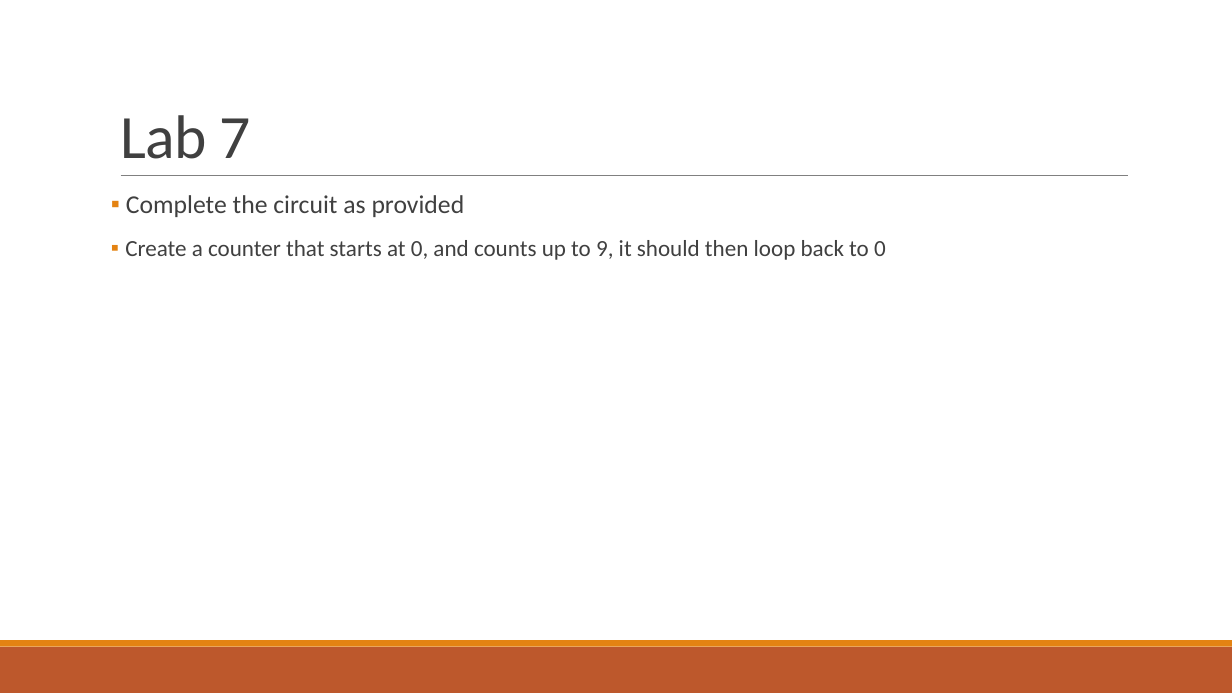
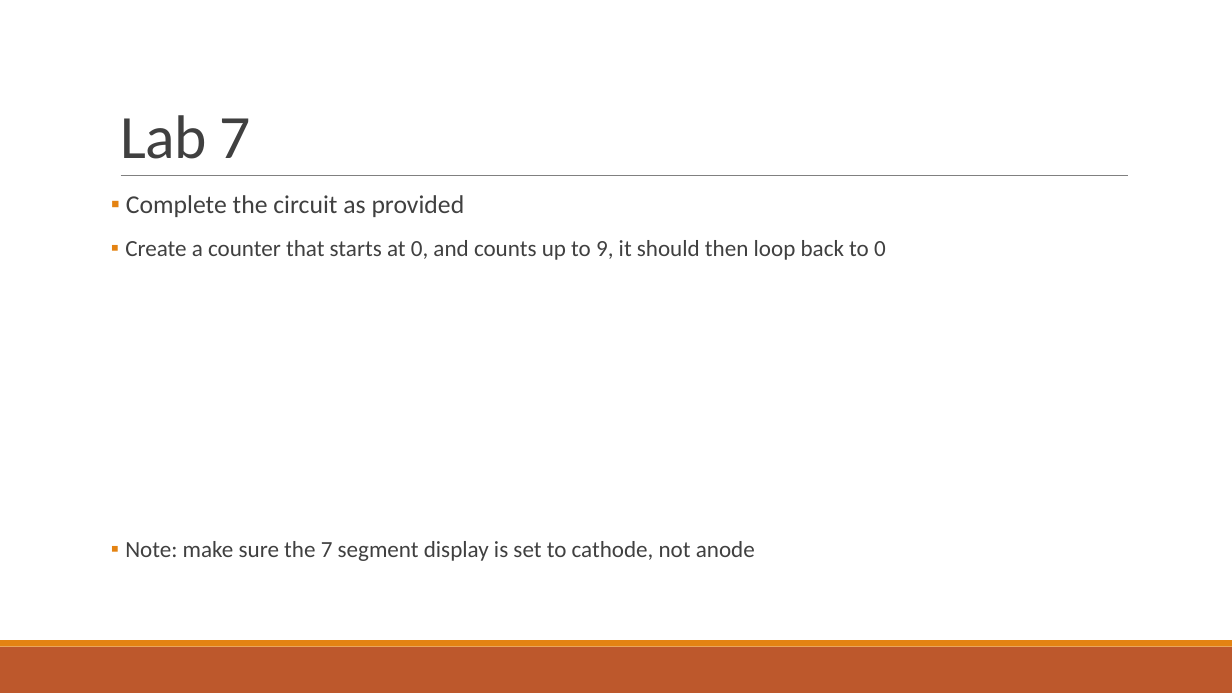
Before and after one commit to RyanZurrin/cs341, a slide deck: slide 6 of Lab 7/CS 341 Lab 7.pptx. Drawn at 1232x693 pixels with LibreOffice and Linux fonts; fonts in the diff are those of the drawing. Boxes give left, top, right and bottom in pixels: in the first picture for what was removed or moved away, otherwise in the second. Text is boxed around its words. In the diff, an @@ line names an element or a change of style, - is before the commit and + after.

Commit message:
Lab 7: Added message about anode vs cathod

```diff
--- a/Lab 7/CS 341 Lab 7.pptx
+++ b/Lab 7/CS 341 Lab 7.pptx
@@ text at [125, 541, 755, 561]: paragraph added @@
+▪ Note: make sure the 7 segment display is set to cathode, not anode
```
Also in this commit, not shown: 2 other files.
